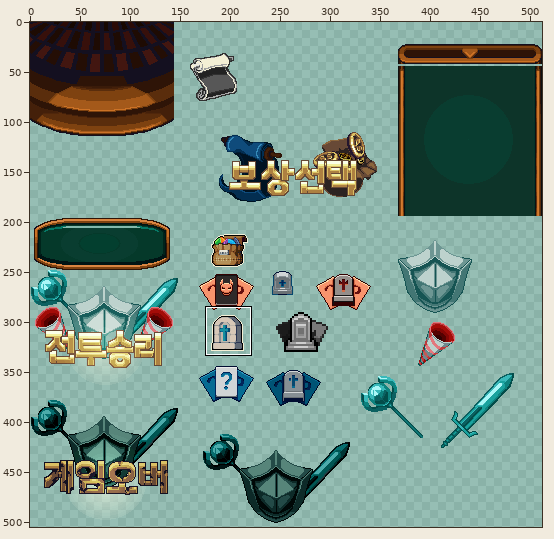
One commit to this sprite sheet: Assets/Sprites/PrototypeSprites/RulletSprites/Pixel_Sprites/UI/rullet_afterBattle_detemineReward_UI_sheet.png. Above, an overview of the earlier version with the close-up marked.
Close-up. Old version:
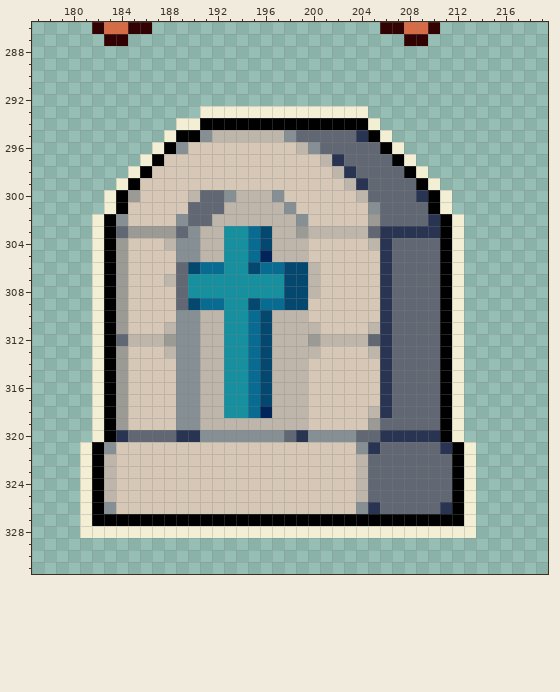
The file is 512x512 pixels. Pixels under 10% opacity are left out. Colours within 5 levels of each other are drawn and written as one. Shown: x 177..219, y 286..331. The wide view leaves out empty margins. The commit also changed other parts of the picture, which this record leaves out.
The same view after the edit:
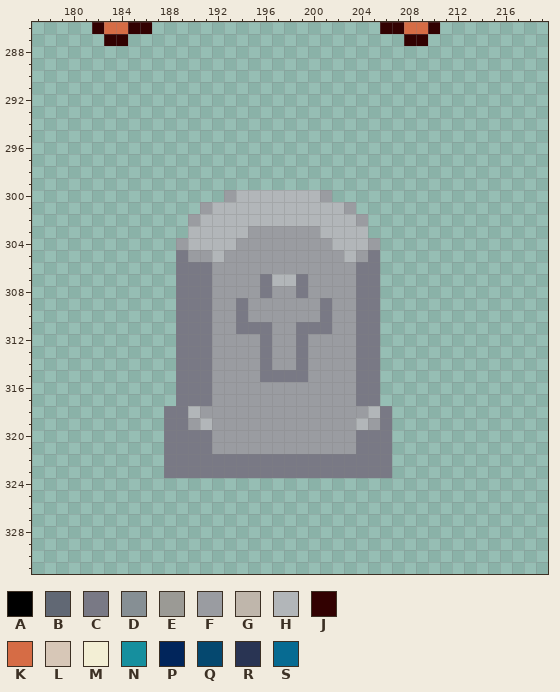
Palette (. is transparent): A #000000  B #616874  C #797985  D #868f94  E #9b9a95  F #9a9ca1  G #bfb6ab  H #b2b6b9  J #320101  K #d66c45  L #d7c7b7  M #f3efd5  N #168f9e  P #01255b  Q #05486f  R #293453  S #076b92
Changes in this commit:
Changed rows in their new state; - is an unchanged pixel.
first column x 181:
293 ----------..............---------
294 --------.................--------
295 -------...................-------
296 ------.....................------
297 -----.......................-----
298 ----.........................----
299 ---...........................---
300 --..........FHHHHHHHF..........--
301 --........FHHHHHHHHHHHF........--
302 -........FHHHHHHHHHHHHHF........-
303 -........HHHHHFFFFFFHHHH........-
304 -.......FHHHHFFFFFFFFHHHF.......-
305 -.......CFFHFFFFFFFFFFHFC.......-
306 -.......CCCFFFFFFFFFFFFCC.......-
307 -.......CCCFFFFCHHCFFFFCC.......-
308 -.......CCCFFFFCFFCFFFFCC.......-
309 -.......CCCFFCFFFFFFCFFCC.......-
310 -.......CCCFFCFFFFFFCFFCC.......-
311 -.......CCCFFCCCFFCCCFFCC.......-
312 -.......CCCFFFFCFFCFFFFCC.......-
313 -.......CCCFFFFCFFCFFFFCC.......-
314 -.......CCCFFFFCFFCFFFFCC.......-
315 -.......CCCFFFFCCCCFFFFCC.......-
316 -.......CCCFFFFFFFFFFFFCC.......-
317 -.......CCCFFFFFFFFFFFFCC.......-
318 -......CCHFFFFFFFFFFFFFFHC......-
319 -......CCFHFFFFFFFFFFFFHFC......-
320 -......CCCCFFFFFFFFFFFFCCC......-
321 .......CCCCFFFFFFFFFFFFCCC.......
322 .......CCCCCCCCCCCCCCCCCCC.......
323 .......CCCCCCCCCCCCCCCCCCC.......
324 .................................
325 .................................
326 .................................
327 .................................
328 .................................
Changed places in both close-ups, as pixel boxes (x1, y1, x2, y2):
changed: (80, 106, 476, 538)
